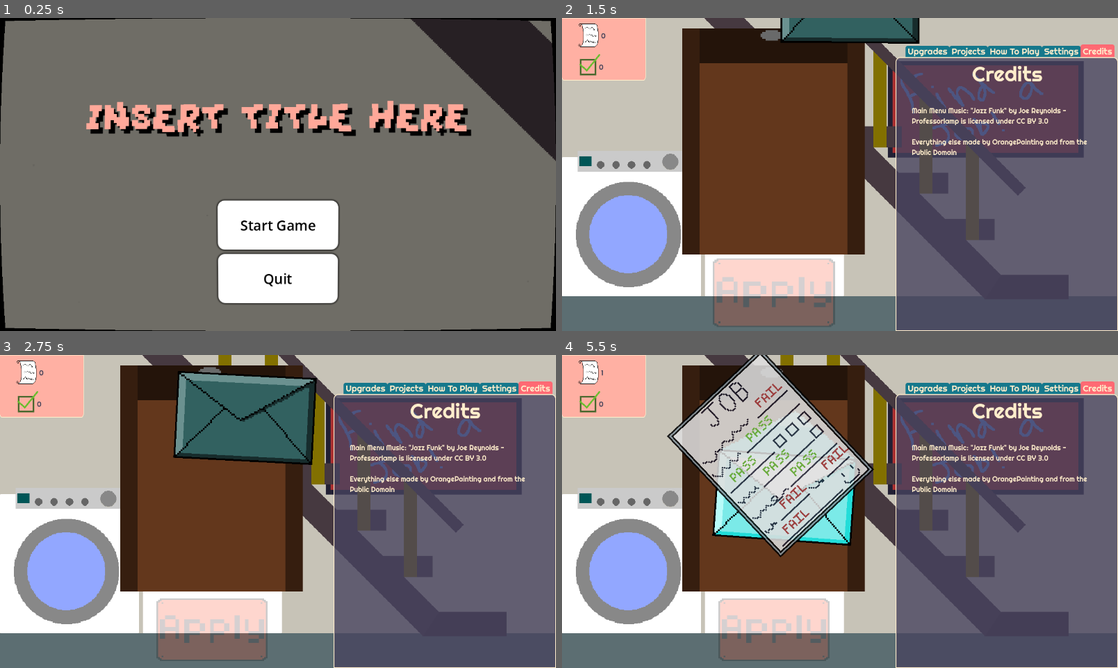
Above: before the commit, frames 1-4 (two rows, left to right).
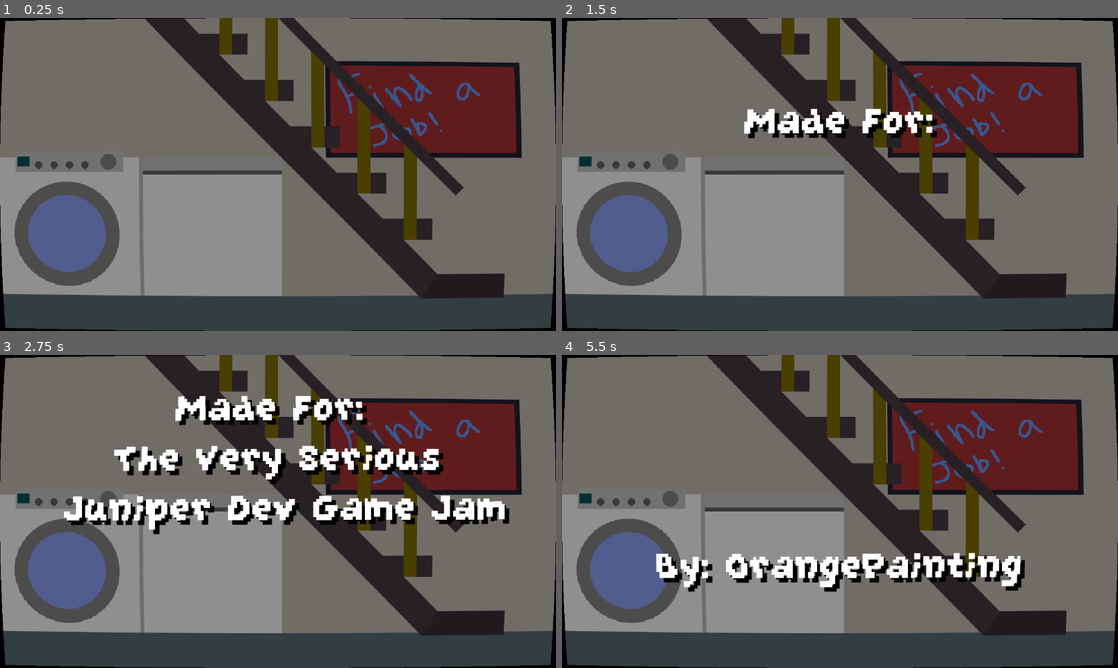
Above: after the commit, the same moments.

Repository: OrangePainting/in-this-economy
Game: Godot game, scene res://Scenes/main_menu.tscn
Two runs of this game, one before a commit and one after it. Both use one fixed random seed, a clock stepped at 60 frames per second and the inputs below.
Inputs (mouse positions are in pixels of both pictures, inside the frame that each line leads up to):
- Up to frame 1 (0.25 s): no input
- Up to frame 2 (1.5 s): click (840, 224) at 0.5 s, where only the run before the commit has a clickable "Start Game"; click (773, 293) at 1.27 s
- Up to frame 3 (2.75 s): move the mouse to (400, 495) at 2.02 s; click (400, 495) at 2.17 s
- Up to frame 4 (5.5 s): move the mouse to (728, 527) at 2.77 s; click (728, 527) at 2.92 s; click (795, 442) at 3.52 s; move the mouse to (895, 442) at 4.27 s; click (895, 442) at 4.42 s; move the mouse to (812, 574) at 5.02 s; click (812, 574) at 5.17 s

The runs differ from the first frame. In frame 1, 63% of the frame differs, in the area x 0-100%, y 0-100%; in frame 2, 84%; in frame 3, 85%; in frame 4, 85%.

Commit message:
Added start screen and some other QOL stuff
Krish Konda
21:13 06/24/26

Diff:
--- a/Scenes/main.tscn
+++ b/Scenes/main.tscn
@@ -27,6 +27,12 @@
 
 [node name="AutoApplyManager" parent="." unique_id=858945774 instance=ExtResource("5_kry3j")]
 
+[node name="StartingScreen" type="ColorRect" parent="." unique_id=2090712365]
+visible = false
+offset_right = 1280.0
+offset_bottom = 720.0
+color = Color(0, 0, 0, 0.5529412)
+
 [node name="WinScreenBackground" type="ColorRect" parent="." unique_id=243690658]
 unique_name_in_owner = true
 visible = false
--- a/Scenes/main_menu.tscn
+++ b/Scenes/main_menu.tscn
@@ -5,6 +5,7 @@
 [ext_resource type="FontFile" uid="uid://dwgwpq2dqpy7j" path="res://Assets/UI/grapesoda_2/GrapeSoda.ttf" id="2_1ehe0"]
 [ext_resource type="Shader" uid="uid://o6y245kmfjyr" path="res://Shaders/bubble_effect.gdshader" id="3_ce3w2"]
 [ext_resource type="Material" uid="uid://ckeo8qqesgujl" path="res://particle_material.tres" id="5_n45e2"]
+[ext_resource type="Texture2D" uid="uid://tlbjlfawwca" path="res://Assets/UI/logo.jpg" id="5_opfnp"]
 
 [sub_resource type="StyleBoxTexture" id="StyleBoxTexture_ce3w2"]
 texture = ExtResource("1_48xlc")
@@ -122,10 +123,65 @@
 theme_override_constants/shadow_offset_x = 10
 theme_override_constants/shadow_offset_y = 10
 theme_override_fonts/font = ExtResource("2_1ehe0")
+theme_override_font_sizes/font_size = 160
+text = "In This Economy!?"
+horizontal_alignment = 1
+vertical_alignment = 1
+
+[node name="InfoLabelTop" type="Label" parent="." unique_id=69591116]
+layout_mode = 1
+anchors_preset = 8
+anchor_left = 0.5
+anchor_top = 0.5
+anchor_right = 0.5
+anchor_bottom = 0.5
+offset_left = -440.98572
+offset_top = -248.02777
+offset_right = 441.01428
+offset_bottom = 2.2670288
+grow_horizontal = 2
+grow_vertical = 2
+rotation = -0.0027658215
+pivot_offset = Vector2(440.99997, 56)
+theme_override_colors/font_shadow_color = Color(0, 0, 0, 1)
+theme_override_constants/shadow_offset_x = 10
+theme_override_constants/shadow_offset_y = 10
+theme_override_fonts/font = ExtResource("2_1ehe0")
 theme_override_font_sizes/font_size = 112
 text = "INSERT TITLE HERE"
 horizontal_alignment = 1
 vertical_alignment = 1
+
+[node name="InfoLabelBottom" type="Label" parent="." unique_id=1682281135]
+layout_mode = 1
+anchors_preset = 8
+anchor_left = 0.5
+anchor_top = 0.5
+anchor_right = 0.5
+anchor_bottom = 0.5
+offset_left = -440.98572
+offset_top = -0.027770996
+offset_right = 441.01428
+offset_bottom = 250.26709
+grow_horizontal = 2
+grow_vertical = 2
+rotation = -0.0027658215
+pivot_offset = Vector2(440.99997, 56)
+theme_override_colors/font_shadow_color = Color(0, 0, 0, 1)
+theme_override_constants/shadow_offset_x = 10
+theme_override_constants/shadow_offset_y = 10
+theme_override_fonts/font = ExtResource("2_1ehe0")
+theme_override_font_sizes/font_size = 112
+text = "INSERT TITLE HERE"
+horizontal_alignment = 1
+vertical_alignment = 1
+
+[node name="Logo" type="Sprite2D" parent="." unique_id=1545412030]
+position = Vector2(640, 207.00003)
+rotation = -0.0027658215
+texture = ExtResource("5_opfnp")
+region_enabled = true
+region_rect = Rect2(8.800018, 2.7999954, 269.6, 283.2)
 
 [node name="Particles" type="GPUParticles2D" parent="." unique_id=549388713]
 z_index = 1
--- /dev/null
+++ b/Scenes/start_screen.tscn
@@ -0,0 +1,116 @@
+[gd_scene format=3 uid="uid://c232pal1jh0w"]
+
+[ext_resource type="Script" uid="uid://c4vasjkly6yo7" path="res://Scripts/start_screen.gd" id="1_ainjc"]
+[ext_resource type="Theme" uid="uid://b3klx57slj0l3" path="res://Assets/UI/soft_retro/soft_retro/soft_retro.tres" id="1_i8r30"]
+
+[sub_resource type="StyleBoxFlat" id="StyleBoxFlat_ainjc"]
+bg_color = Color(0.7514611, 0.7514611, 0.75146097, 1)
+border_width_left = 5
+border_width_top = 5
+border_width_right = 5
+border_width_bottom = 5
+border_color = Color(0.24695039, 0.2469503, 0.24695012, 1)
+
+[node name="StartScreen" type="Control" unique_id=563373214]
+layout_mode = 3
+anchors_preset = 15
+anchor_right = 1.0
+anchor_bottom = 1.0
+grow_horizontal = 2
+grow_vertical = 2
+script = ExtResource("1_ainjc")
+
+[node name="StartScreenBackground" type="ColorRect" parent="." unique_id=282804757]
+unique_name_in_owner = true
+layout_mode = 0
+offset_right = 1280.0
+offset_bottom = 720.0
+color = Color(0, 0, 0, 0.8)
+
+[node name="PanelContainer" type="PanelContainer" parent="." unique_id=826240076]
+unique_name_in_owner = true
+layout_mode = 1
+anchors_preset = 8
+anchor_left = 0.5
+anchor_top = 0.5
+anchor_right = 0.5
+anchor_bottom = 0.5
+offset_left = -184.5
+offset_top = -166.0
+offset_right = 184.5
+offset_bottom = 166.0
+grow_horizontal = 2
+grow_vertical = 2
+pivot_offset_ratio = Vector2(0.5, 0.5)
+theme = ExtResource("1_i8r30")
+theme_override_styles/panel = SubResource("StyleBoxFlat_ainjc")
+
+[node name="MarginContainer" type="MarginContainer" parent="PanelContainer" unique_id=1936491364]
+layout_mode = 2
+theme_override_constants/margin_left = 10
+theme_override_constants/margin_top = 10
+theme_override_constants/margin_right = 10
+theme_override_constants/margin_bottom = 10
+
+[node name="VBoxContainer" type="VBoxContainer" parent="PanelContainer/MarginContainer" unique_id=1816981021]
+unique_name_in_owner = true
+layout_mode = 2
+theme_override_constants/separation = 15
+alignment = 1
+
+[node name="WelcomeLabel" type="Label" parent="PanelContainer/MarginContainer/VBoxContainer" unique_id=1739952938]
+unique_name_in_owner = true
+layout_mode = 2
+theme_override_font_sizes/font_size = 64
+text = "Welcome"
+horizontal_alignment = 1
+
+[node name="InfoLabel" type="Label" parent="PanelContainer/MarginContainer/VBoxContainer" unique_id=480301722]
+custom_minimum_size = Vector2(300, 0)
+layout_mode = 2
+theme_override_colors/font_color = Color(0.27022192, 0.27022192, 0.2702219, 1)
+theme_override_font_sizes/font_size = 32
+text = "You are someone who aspires to be in the"
+horizontal_alignment = 1
+autowrap_mode = 2
+
+[node name="HBoxContainer" type="HBoxContainer" parent="PanelContainer/MarginContainer/VBoxContainer" unique_id=206151049]
+layout_mode = 2
+
+[node name="LineEdit" type="LineEdit" parent="PanelContainer/MarginContainer/VBoxContainer/HBoxContainer" unique_id=34942840]
+custom_minimum_size = Vector2(0, 50)
+layout_mode = 2
+size_flags_horizontal = 3
+theme_override_font_sizes/font_size = 32
+placeholder_text = "Enter Here"
+alignment = 1
+
+[node name="IndustryLabel" type="Label" parent="PanelContainer/MarginContainer/VBoxContainer/HBoxContainer" unique_id=359998656]
+custom_minimum_size = Vector2(150, 0)
+layout_mode = 2
+theme_override_colors/font_color = Color(0.27022192, 0.27022192, 0.2702219, 1)
+theme_override_font_sizes/font_size = 32
+text = "industry."
+horizontal_alignment = 1
+autowrap_mode = 2
+
+[node name="InfoLabel2" type="Label" parent="PanelContainer/MarginContainer/VBoxContainer" unique_id=976882218]
+custom_minimum_size = Vector2(300, 0)
+layout_mode = 2
+theme_override_colors/font_color = Color(0.27022192, 0.27022192, 0.2702219, 1)
+theme_override_font_sizes/font_size = 60
+text = "GET A JOB!"
+horizontal_alignment = 1
+autowrap_mode = 2
+
+[node name="StartButton" type="Button" parent="PanelContainer/MarginContainer/VBoxContainer" unique_id=570193076]
+unique_name_in_owner = true
+custom_minimum_size = Vector2(200, 0)
+layout_mode = 2
+size_flags_horizontal = 4
+theme_override_font_sizes/font_size = 32
+text = "Continue"
+icon_alignment = 1
+
+[connection signal="text_changed" from="PanelContainer/MarginContainer/VBoxContainer/HBoxContainer/LineEdit" to="." method="_on_line_edit_text_changed"]
+[connection signal="pressed" from="PanelContainer/MarginContainer/VBoxContainer/StartButton" to="." method="_on_start_button_pressed"]
--- a/Scenes/tab_system.tscn
+++ b/Scenes/tab_system.tscn
@@ -1,5 +1,6 @@
 [gd_scene format=3 uid="uid://dj2bhg3tabnn6"]
 
+[ext_resource type="Script" uid="uid://bsfsw73d6e4f0" path="res://Scripts/tab_system.gd" id="1_q3rri"]
 [ext_resource type="Theme" uid="uid://b3klx57slj0l3" path="res://Assets/UI/soft_retro/soft_retro/soft_retro.tres" id="1_xwrfs"]
 [ext_resource type="Script" uid="uid://cb2u3x5xd2a8x" path="res://Scripts/upgrade_container.gd" id="2_4bjt4"]
 [ext_resource type="Script" uid="uid://bjwudc1wy4etj" path="res://Scripts/settings.gd" id="3_kfw27"]
@@ -16,8 +17,10 @@
 corner_radius_top_right = 10
 
 [node name="TabSystem" type="Node2D" unique_id=30286076]
+script = ExtResource("1_q3rri")
 
 [node name="TabContainer" type="TabContainer" parent="." unique_id=94824009]
+unique_name_in_owner = true
 offset_left = 768.0
 offset_top = 64.0
 offset_right = 1280.0
@@ -26,7 +29,7 @@
 theme_override_font_sizes/font_size = 20
 theme_override_styles/panel = SubResource("StyleBoxFlat_4bjt4")
 tab_alignment = 2
-current_tab = 4
+current_tab = 2
 
 [node name="Upgrades" type="TabBar" parent="TabContainer" unique_id=1681068401]
 visible = false
@@ -91,7 +94,6 @@
 script = ExtResource("3_rdeo7")
 
 [node name="How To Play" type="TabBar" parent="TabContainer" unique_id=447612872]
-visible = false
 layout_mode = 2
 metadata/_tab_index = 2
 
@@ -112,9 +114,11 @@
 offset_right = 471.0
 offset_bottom = 568.0
 bbcode_enabled = true
-text = "[font_size=24]Goal: Make your application pass to get a [color=ORANGE][b]Job[/b][/color]
-
-Use [color=ORANGE]upgrades[/color] to improve yourself and your application.
+text = "[font_size=24][b]Goal:[/b] Make your application pass to get a [color=ORANGE][b]Job[/b][/color]
+
+Press the apply button to submit an application and get [img=10%x10%]res://Assets/UI/ApplicationLogo.png[/img]  [color=ORANGE]applications[/color] and [img=10%x10%]res://Assets/UI/ExpLogo.png[/img] [color=ORANGE]EXP[/color]
+
+Use [color=ORANGE]upgrades[/color] to be more likely to pass.
 
 You can buy [color=ORANGE]upgrades[/color] with:
 
@@ -170,6 +174,7 @@
 value = 0.7
 
 [node name="Credits" type="TabBar" parent="TabContainer" unique_id=1158159260]
+visible = false
 layout_mode = 2
 metadata/_tab_index = 4
 
@@ -181,6 +186,9 @@
 offset_bottom = 385.0
 text = "Main Menu Music: \"Jazz Funk\" by Joe Reynolds - Professorlamp is licensed under CC BY 3.0
 
+Soft Retro Godot Theme by intergenic -
+intergenic.itch.io/godot-theme-soft-retro
+
 Everything else made by OrangePainting and from the Public Domain"
 autowrap_mode = 3
 
--- a/Scenes/ui_manager.tscn
+++ b/Scenes/ui_manager.tscn
@@ -14,43 +14,57 @@
 
 [node name="CanvasLayer" type="CanvasLayer" parent="." unique_id=696998600]
 
+[node name="UIBackground2" type="Button" parent="CanvasLayer" unique_id=86834879]
+offset_left = 263.04
+offset_top = 247.11096
+offset_right = 807.4524
+offset_bottom = 379.63953
+rotation = 3.1415927
+scale = Vector2(0.48499998, 0.9666667)
+theme = ExtResource("3_laqw3")
+disabled = true
+
 [node name="UIBackground" type="Button" parent="CanvasLayer" unique_id=461219907]
-offset_left = 193.00002
-offset_top = 144.0
-offset_right = 593.0
-offset_bottom = 294.0
+offset_left = 262.5432
+offset_top = 127.11094
+offset_right = 805.9312
+offset_bottom = 259.6395
 rotation = 3.1415927
 scale = Vector2(0.48499998, 0.9666667)
 theme = ExtResource("3_laqw3")
 disabled = true
 
 [node name="AppsLabel" type="Label" parent="CanvasLayer" unique_id=995444561]
-offset_left = 90.0
-offset_top = 31.0
-offset_right = 159.0
-offset_bottom = 54.0
+offset_left = 122.0
+offset_top = 47.0
+offset_right = 192.0
+offset_bottom = 70.0
+scale = Vector2(2, 2)
 size_flags_horizontal = 3
 theme = ExtResource("3_laqw3")
 theme_override_colors/font_color = Color(0.2784314, 0.26666668, 0.3529412, 1)
 text = "Num"
 
 [node name="ExpLabel" type="Label" parent="CanvasLayer" unique_id=1648799686]
-offset_left = 85.0
-offset_top = 103.0
-offset_right = 147.0
-offset_bottom = 124.0
+offset_left = 117.0
+offset_top = 175.0
+offset_right = 187.0
+offset_bottom = 196.0
+scale = Vector2(2, 2)
 size_flags_horizontal = 3
 theme = ExtResource("3_laqw3")
 theme_override_colors/font_color = Color(0.2784314, 0.26666668, 0.3529412, 1)
 text = "Num"
 
 [node name="AppsLogo" type="Sprite2D" parent="CanvasLayer" unique_id=1668673523]
-position = Vector2(25, 5)
+position = Vector2(-15, -3)
+scale = Vector2(2, 2)
 texture = ExtResource("2_toaf1")
 centered = false
 
 [node name="ExpLogo" type="Sprite2D" parent="CanvasLayer" unique_id=1656011828]
-position = Vector2(28, 81)
+position = Vector2(-12, 137)
+scale = Vector2(2, 2)
 texture = ExtResource("3_i37jq")
 centered = false
 
--- a/Scripts/audio_controller.gd
+++ b/Scripts/audio_controller.gd
@@ -3,9 +3,10 @@
 
 @export var mute: bool = false
 
+
 # Called when the node enters the scene tree for the first time.
 func _ready() -> void:
-	pass
+	process_mode = Node.PROCESS_MODE_ALWAYS
 
 
 func play_menu_music() -> void:
--- a/Scripts/main.gd
+++ b/Scripts/main.gd
@@ -7,6 +7,9 @@
 
 # Called when the node enters the scene tree for the first time.
 func _ready() -> void:
+	modulate = Color.BLACK
+	create_tween().tween_property(self, "modulate", Color.WHITE, 0.5)
+
 	randomize()
 	AudioController.play_in_game_music()
 
--- a/Scripts/main_menu.gd
+++ b/Scripts/main_menu.gd
@@ -1,4 +1,6 @@
 extends Control
+
+signal click
 
 @onready var title_label = $TitleLabel
 @onready var play_button = $VBoxContainer/PlayGameButton
@@ -7,18 +9,22 @@
 
 var total_time = 0
 
-var starting_y
+var starting_y = 167
 
 var play_button_rotate = false
 var quit_button_rotate = false
 
 var background_zoom_factor = 3
 
+func _input(event: InputEvent) -> void:
+	if event is InputEventMouseButton and event.pressed: click.emit()
+
 # Called when the node enters the scene tree for the first time.
 func _ready() -> void:
 	randomize()
-	AudioController.play_menu_music()
 	await get_tree().process_frame
+
+	await play_intro_animation()
 
 	title_label.pivot_offset = title_label.size / 2.0
 	starting_y = title_label.position.y
@@ -27,6 +33,87 @@
 	setup_button_hover(play_button)
 	setup_button_hover(quit_button)
 	setup_scrolling_background()
+
+func play_intro_animation() -> void:
+	get_tree().paused = true
+	process_mode = Node.PROCESS_MODE_ALWAYS
+
+	title_label.visible = false
+	play_button.visible = false
+	quit_button.visible = false
+	$InfoLabelTop.visible = false
+	$InfoLabelBottom.visible = false
+	$Logo.visible = false
+	$Particles.emitting = false
+
+	# Made For: | the Very Serious | Juniper Dev Game Jam
+	# By: | OrangePainting | Logo.png
+	# A | satirical view | on jobs
+	# Have fun!
+	var possible_lines = [
+		["Have", " Fun", " :)"],
+		["Idk", " what to", " put here"],
+		["Don't", " take this", " seriously :)"],]
+
+	await click
+
+	AudioController.play_menu_music()
+	$InfoLabelTop.visible = true
+	$InfoLabelTop.text = "Made For:"
+	await  beat(1.17)
+	$InfoLabelTop.text = "Made For: \n The Very Serious"
+	await  beat(0.66)
+	$InfoLabelTop.text = "Made For: \n The Very Serious \n Juniper Dev Game Jam"
+	await  beat(1)
+	$InfoLabelTop.visible = false
+	await  beat(1.03)
+
+	$InfoLabelBottom.visible = true
+	$InfoLabelBottom.text = "By:"
+	await  beat(0.78)
+	$InfoLabelBottom.text = "By: OrangePainting"
+	await  beat(0.67)
+	$Logo.visible = true
+	await  beat(1)
+	$Logo.visible = false
+	$InfoLabelBottom.visible = false
+	await beat(0.96)
+
+	$InfoLabelTop.visible = true
+	$InfoLabelTop.text = "No"
+	await  beat(0.85)
+	$InfoLabelTop.text = "No sillyness"
+	await  beat(0.65)
+	$InfoLabelTop.text = "No sillyness here"
+	await  beat(1)
+	await beat(0.91)
+
+	var bottom_label_text = possible_lines[randi_range(0, len(possible_lines) - 1)]
+	$InfoLabelBottom.visible = true
+	$InfoLabelBottom.text = bottom_label_text[0]
+	await  beat(0.85)
+	$InfoLabelBottom.text = bottom_label_text[0] + bottom_label_text[1]
+	await  beat(0.66)
+	$InfoLabelBottom.text = bottom_label_text[0] + bottom_label_text[1] + bottom_label_text[2]
+	await  beat(1)
+	$InfoLabelTop.visible = false
+	$InfoLabelBottom.visible = false
+	create_tween().tween_property(self, "modulate", Color.BLACK, 0.51)
+	await beat(0.51)
+	title_label.visible = true
+	play_button.visible = true
+	quit_button.visible = true
+	$Particles.emitting = true
+	create_tween().tween_property(self, "modulate", Color.WHITE, 0.51)
+	#await  beat(0.4)
+
+
+	get_tree().paused = false
+	process_mode = Node.PROCESS_MODE_INHERIT
+
+func beat(seconds: float) -> void:
+	#title_label.visible = not title_label.visible
+	await get_tree().create_timer(seconds, true).timeout
 
 func setup_scrolling_background() -> void:
 	# zoom the background in by a factor
@@ -67,8 +154,9 @@
 	if quit_button_rotate: quit_button.rotation_degrees = sin(total_time / 1.5) * 5.0
 
 func _on_play_game_button_pressed() -> void:
-	AudioController.stop_menu_music()
-	get_tree().change_scene_to_file("res://Scenes/main.tscn")
+	create_tween().tween_property(self, "modulate", Color.BLACK, 0.5)
+	await get_tree().create_timer(0.5).timeout
+	get_tree().change_scene_to_file("res://Scenes/start_screen.tscn")
 
 func _on_play_game_button_mouse_entered() -> void:
 	tween_button(play_button, 1.05)
--- a/Scripts/projects.gd
+++ b/Scripts/projects.gd
@@ -12,6 +12,7 @@
 func _ready() -> void:
 	randomize()
 	start_tween_loop()
+
 
 func start_tween_loop() -> void:
 	var wait_time = 20 - clamp(GlobalData.num_upgrades_bought / 3, 3, 11)
--- /dev/null
+++ b/Scripts/start_screen.gd
@@ -0,0 +1,27 @@
+extends Control
+
+
+# Called when the node enters the scene tree for the first time.
+func _ready() -> void:
+
+	modulate = Color.BLACK
+	create_tween().tween_property(self, "modulate", Color.WHITE, 0.5)
+	$%StartButton.disabled = true
+	await get_tree().create_timer(0.5).timeout
+
+
+# Called every frame. 'delta' is the elapsed time since the previous frame.
+func _process(delta: float) -> void:
+	pass
+
+
+func _on_start_button_pressed() -> void:
+	AudioController.stop_menu_music()
+	create_tween().tween_property(self, "modulate", Color.BLACK, 0.5)
+	await get_tree().create_timer(0.5).timeout
+	get_tree().change_scene_to_file("res://Scenes/main.tscn")
+
+
+func _on_line_edit_text_changed(new_text: String) -> void:
+	if len(new_text) > 0: $%StartButton.disabled = false
+	else: $%StartButton.disabled = true
--- /dev/null
+++ b/Scripts/tab_system.gd
@@ -0,0 +1,16 @@
+extends Node2D
+
+
+# Called when the node enters the scene tree for the first time.
+func _ready() -> void:
+	%TabContainer.set_tab_hidden(1, true)
+	GlobalData.currency_changed.connect(check_unlock_projects)
+
+func check_unlock_projects() -> void:
+	for upgrade in GlobalData.upgrades_bought:
+		if upgrade.id == "3. Unlock Projects": %TabContainer.set_tab_hidden(1, false)
+
+
+# Called every frame. 'delta' is the elapsed time since the previous frame.
+func _process(delta: float) -> void:
+	pass
Binary file added: Assets/UI/logo.jpg
Not shown, added: Assets/UI/logo.jpg.import
Not shown, added: Scripts/start_screen.gd.uid
Not shown, added: Scripts/tab_system.gd.uid
